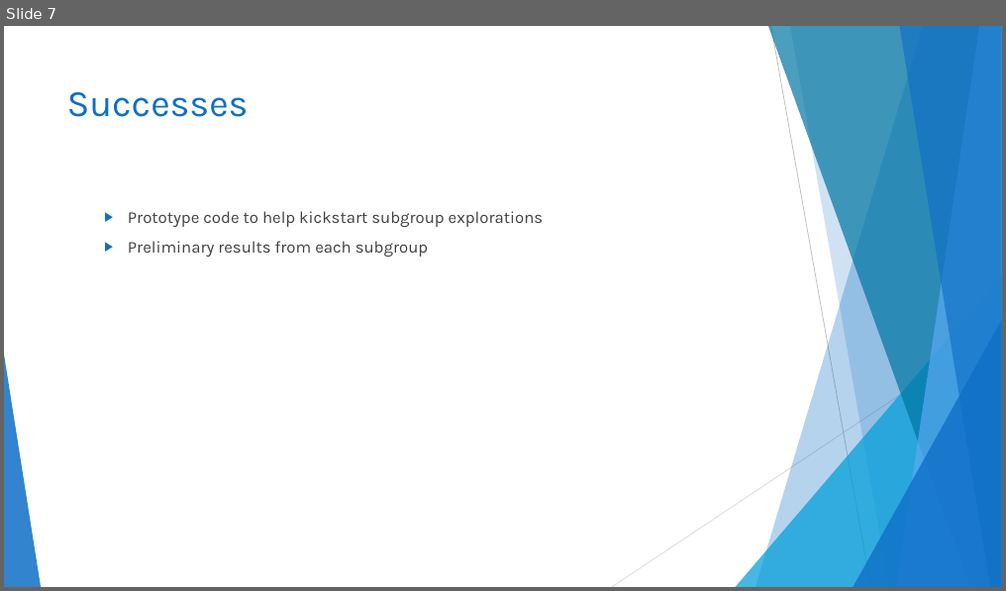
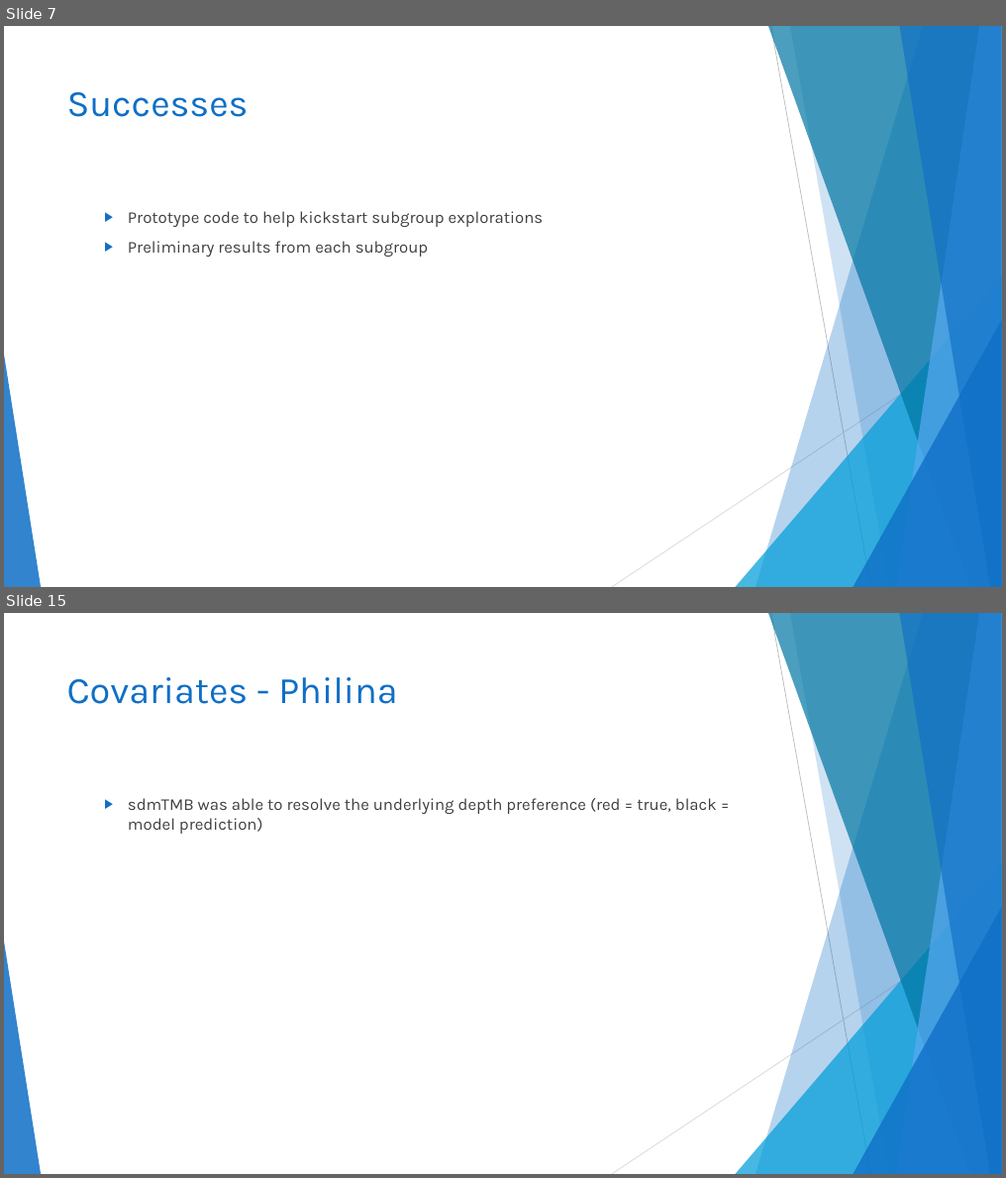
Before and after one commit to TESA-workshops/sim-geostat-survey, a slide deck: report/sim-geostat-survey-report.pptx. Shown one above the other, each under a label of ours: slide 7 before the commit, slides 7 and 15 after it; the slides between them are not shown. The pictures are 1006x591 and 1006x1178 pixels, drawn with LibreOffice and Linux fonts; fonts in the diff are those of the drawing. Boxes give left, top, right and bottom in pixels: in the first picture for what was removed or moved away, otherwise in the second. Text is boxed around its words. In the diff, an @@ line names an element or a change of style, - is before the commit and + after.

```diff
--- a/report/sim-geostat-survey-report.pptx
+++ b/report/sim-geostat-survey-report.pptx
@@ slide 15 added at [4, 613, 1002, 1174], background #FFFFFF; not listed: 10 template elements that a slide beside it also shows @@
@@ title added at [67, 677, 397, 704], 36 pt, text #0F6FC6 @@
+Covariates - Philina
@@ text added at [128, 798, 717, 834], 16 pt, text #404040 @@
+  ▶ sdmTMB was able to resolve the underlying depth preference (red = true, black = model prediction)
```
Also in this commit, not shown: 2 slides changed, 16 other slides added, 2 slides removed, 1 other file.
